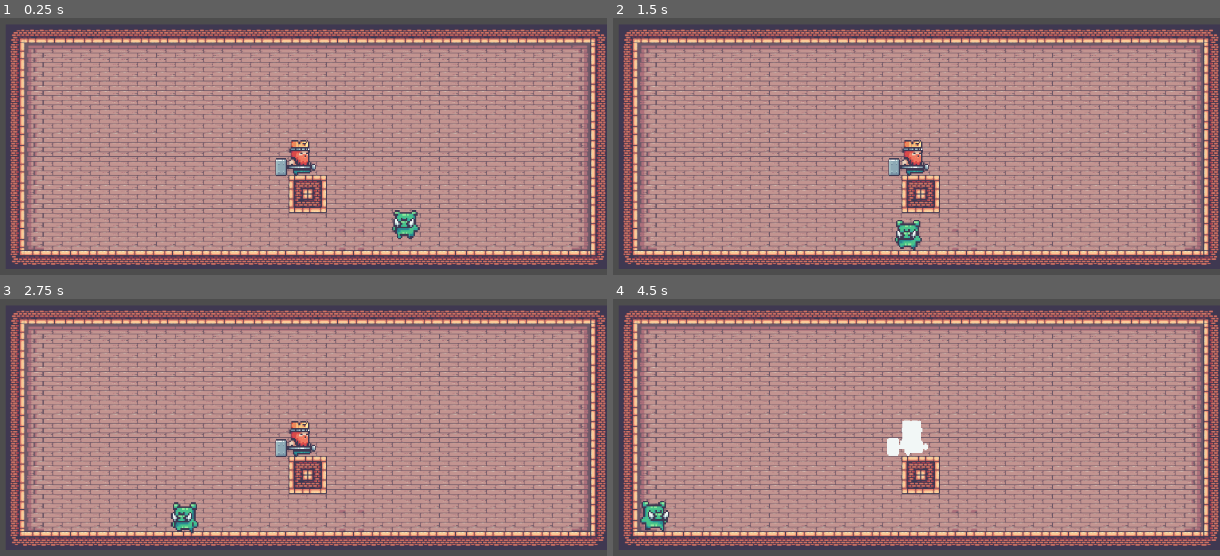
Above: before the commit, frames 1-4 (two rows, left to right).
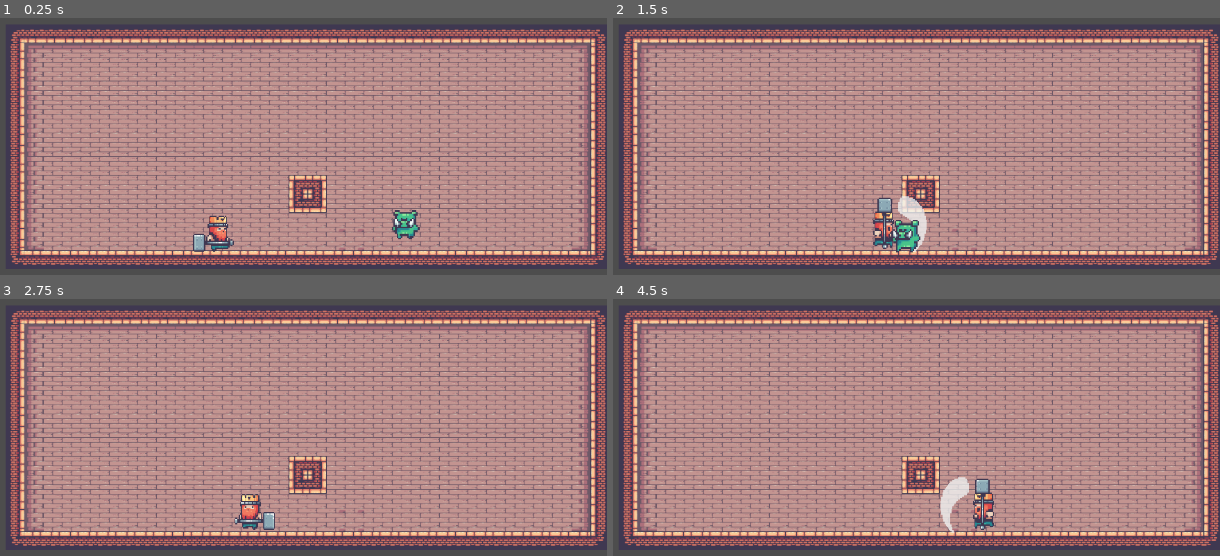
Above: after the commit, the same moments.

Repository: damianwil/Primer_Proyecto
Game: Godot game, scene res://main.tscn
Same seed, same stepped clock (60 frames per second), same inputs: the game is played once before the commit and once after it.
Inputs:
- Up to frame 1 (0.25 s): no input
- Up to frame 2 (1.5 s): hold D (right) from 0.53 s (still down); tap Z (attack) at 0.6, 1.35 s; tap Space (jump) at 0.77 s
- Up to frame 3 (2.75 s): tap Space (jump) at 1.52 s; release D (right) at 2.03 s; hold A (left) from 2.03 s (still down); tap Z (attack) at 2.1 s
- Up to frame 4 (4.5 s): release A (left) at 2.78 s; hold D (right) 2.78-4.28 s; tap Z (attack) at 2.85, 3.6, 4.35 s; tap Space (jump) at 3.02, 3.77 s; hold A (left) from 4.28 s (still down)

The runs differ from the first frame. In frame 1, 1.2% of the frame differs, in the area x 31-53%, y 47-92%; in frame 2, 1.9%; in frame 3, 1.6%; in frame 4, 2.1%, in the area x 4-63%, y 47-92%.

Commit message:
more

Diff:
--- a/CharacterBody2D.gd
+++ b/CharacterBody2D.gd
@@ -55,7 +55,7 @@
 		set_physics_process(false)
 		sprite2d.play("attack")
 		$Area2D/CollisionShape2D.disabled = false
-		await (sprite2d.animation_finished)
+		await sprite2d.animation_finished
 		$Area2D/CollisionShape2D.disabled = true
 		set_physics_process(true)
 
@@ -83,7 +83,6 @@
 	else:
 		velocity = Vector2(100,-200)
 
-
 	sprite2d.play("hit")
 	await sprite2d.animation_finished
 	velocity = Vector2.ZERO
--- a/main.tscn
+++ b/main.tscn
@@ -459,8 +459,14 @@
 }, {
 "duration": 1.0,
 "texture": SubResource("AtlasTexture_oavuq")
-}],
-"loop": true,
+}, {
+"duration": 1.0,
+"texture": SubResource("AtlasTexture_f6pva")
+}, {
+"duration": 1.0,
+"texture": SubResource("AtlasTexture_oavuq")
+}],
+"loop": false,
 "name": &"hit",
 "speed": 5.0
 }, {
@@ -724,7 +730,7 @@
 
 [node name="Player" type="CharacterBody2D" parent="." groups=["Player"]]
 texture_filter = 1
-position = Vector2(606, 364)
+position = Vector2(467, 492)
 slide_on_ceiling = false
 script = ExtResource("2_lxvtv")
 
@@ -734,6 +740,8 @@
 sprite_frames = SubResource("SpriteFrames_4o31k")
 animation = &"hit"
 autoplay = "idle"
+frame = 3
+frame_progress = 1.0
 metadata/_edit_group_ = true
 
 [node name="CollisionShape2D" type="CollisionShape2D" parent="Player"]
